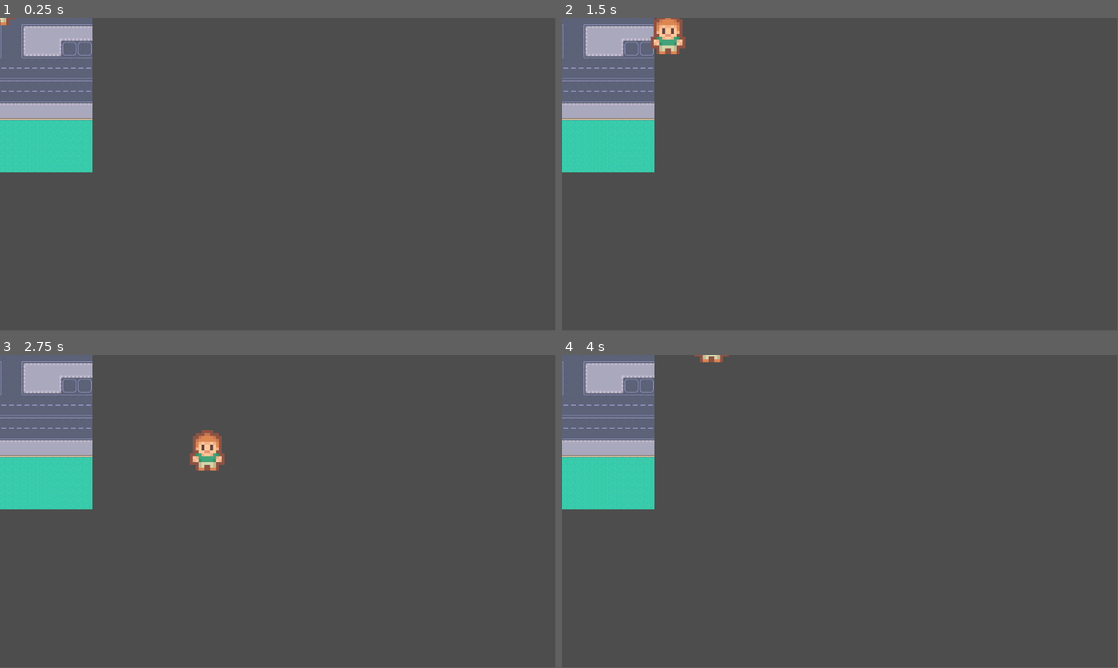
Above: before the commit, frames 1-4 (two rows, left to right).
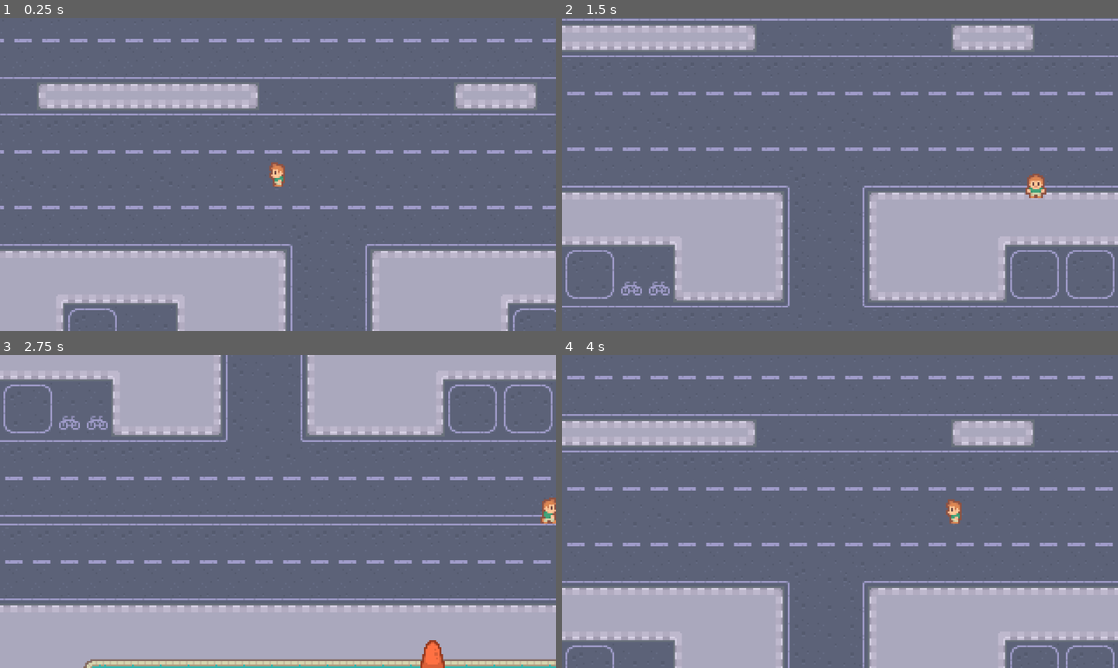
Above: after the commit, the same moments.

Repository: Omarfadalla/2ND-PROJECT
Game: Godot game, scene res://Scenes/game.tscn
Same seed, same stepped clock (60 frames per second), same inputs: the game is played once before the commit and once after it.
Inputs (mouse positions are in pixels of both pictures, inside the frame that each line leads up to):
- Up to frame 1 (0.25 s): no input
- Up to frame 2 (1.5 s): tap Enter at 0.5 s; move the mouse to (962, 158) at 0.52 s; hold D (right) 0.53-1.28 s; tap Alt at 0.6 s; click (962, 158) at 0.67 s; move the mouse to (728, 190) at 1.27 s; hold S (down) from 1.28 s (still down); tap Shift at 1.35 s
- Up to frame 3 (2.75 s): move the mouse to (333, 442) at 2.02 s; release S (down) at 2.03 s; hold D (right) from 2.03 s (still down); tap Alt at 2.1 s
- Up to frame 4 (4 s): move the mouse to (812, 574) at 2.77 s; release D (right) at 2.78 s; hold Up (up) 2.78-3.53 s; tap Shift at 2.85 s; click (812, 574) at 2.92 s; move the mouse to (1006, 558) at 3.52 s; hold A (left) from 3.53 s (still down); tap Alt at 3.6 s
In our replay, the window is 799x449 before the commit and 800x450 after it. These sizes can differ from the game's own. Grey fills any space a smaller window leaves; there, only what the larger window draws over its background counts as a difference.

The runs differ from the first frame. In frame 1, 97% of the frame differs, in the area x 0-100%, y 0-100%; in frame 2, 96%; in frame 3, 97%; in frame 4, 97%.

Commit message:
added player walking animation
added player walking animation using keyboard input rather than a static player

Diff:
--- a/Scenes/game.tscn
+++ b/Scenes/game.tscn
@@ -2,6 +2,13 @@
 
 [ext_resource type="Texture2D" uid="uid://doghmovcgeltw" path="res://graphics/map.png" id="1_ebmjs"]
 [ext_resource type="PackedScene" uid="uid://3ccngxv63iuw" path="res://Scenes/player.tscn" id="2_qxrlw"]
+[ext_resource type="PackedScene" uid="uid://cm1dwd0yk58c5" path="res://Scenes/tree_2.tscn" id="3_wrm1d"]
+
+[sub_resource type="RectangleShape2D" id="RectangleShape2D_wrm1d"]
+size = Vector2(20, 644)
+
+[sub_resource type="RectangleShape2D" id="RectangleShape2D_3dryh"]
+size = Vector2(423, 20)
 
 [node name="Game" type="Node2D" unique_id=1577049417]
 
@@ -10,3 +17,26 @@
 
 [node name="Player" parent="." unique_id=1880388976 instance=ExtResource("2_qxrlw")]
 position = Vector2(-5.21138, -26.986359)
+
+[node name="tree2" parent="." unique_id=1637178160 instance=ExtResource("3_wrm1d")]
+position = Vector2(121, 212)
+
+[node name="Borders" type="Node2D" parent="." unique_id=918343939]
+
+[node name="StaticBody2D" type="StaticBody2D" parent="Borders" unique_id=31240981]
+
+[node name="CollisionShape2D" type="CollisionShape2D" parent="Borders/StaticBody2D" unique_id=1062858639]
+position = Vector2(-203, 1)
+shape = SubResource("RectangleShape2D_wrm1d")
+
+[node name="CollisionShape2D2" type="CollisionShape2D" parent="Borders/StaticBody2D" unique_id=574321313]
+position = Vector2(203, 1)
+shape = SubResource("RectangleShape2D_wrm1d")
+
+[node name="CollisionShape2D3" type="CollisionShape2D" parent="Borders/StaticBody2D" unique_id=2059254081]
+position = Vector2(-1.5, -330)
+shape = SubResource("RectangleShape2D_3dryh")
+
+[node name="CollisionShape2D4" type="CollisionShape2D" parent="Borders/StaticBody2D" unique_id=1476381816]
+position = Vector2(-1, 330)
+shape = SubResource("RectangleShape2D_3dryh")
--- a/Scenes/object.tscn
+++ /dev/null
@@ -1,21 +0,0 @@
-[gd_scene format=3 uid="uid://c4byr0xttpfrs"]
-
-[ext_resource type="Script" uid="uid://cowpk61basvvu" path="res://Scenes/object.gd" id="1_uwcgf"]
-[ext_resource type="Texture2D" uid="uid://y3ndpd5bhsi3" path="res://graphics/objects/tree2.png" id="1_xf5hi"]
-[ext_resource type="Texture2D" uid="uid://boj6kq1t4mduj" path="res://graphics/objects/tree potted.png" id="2_uwcgf"]
-[ext_resource type="Texture2D" uid="uid://cuqeolw7yvunc" path="res://graphics/objects/box3.png" id="3_nqtn1"]
-
-[node name="Object" type="Node2D" unique_id=18971161]
-script = ExtResource("1_uwcgf")
-
-[node name="Tree2" type="Sprite2D" parent="." unique_id=2017677784]
-position = Vector2(918, 381)
-texture = ExtResource("1_xf5hi")
-
-[node name="TreePotted" type="Sprite2D" parent="." unique_id=1709443384]
-position = Vector2(929, 383)
-texture = ExtResource("2_uwcgf")
-
-[node name="Box3" type="Sprite2D" parent="." unique_id=594436471]
-position = Vector2(917, 394)
-texture = ExtResource("3_nqtn1")
--- a/Scenes/player.gd
+++ b/Scenes/player.gd
@@ -1,11 +1,24 @@
-extends Node2D
+extends CharacterBody2D
 
 var direction: Vector2 = Vector2(1,0)
-var speed: int = 5
+var speed: int = 200
 
 func _physics_process(_delta: float) -> void:
 
 	direction = Input.get_vector("left","right","up","down")
-	position += direction * speed
+	velocity = direction * speed
+	animation()
+	move_and_slide()
+	pass
+
+func animation():
+	if direction:
+		$AnimatedSprite2D.flip_h = direction.x > 0
+		if direction.x != 0:
+			$AnimatedSprite2D.animation = "left"
+		else:
+			$AnimatedSprite2D.animation ="up" if direction.y < 0 else "down"
+	else:
+		$AnimatedSprite2D.frame = 0
 
 	pass
--- a/Scenes/player.tscn
+++ b/Scenes/player.tscn
@@ -1,11 +1,117 @@
 [gd_scene format=3 uid="uid://3ccngxv63iuw"]
 
 [ext_resource type="Script" uid="uid://4a8lmjqloneb" path="res://Scenes/player.gd" id="1_cvnsp"]
-[ext_resource type="Texture2D" uid="uid://bkgrir378horu" path="res://graphics/player/player_simple.png" id="1_v0iea"]
+[ext_resource type="Texture2D" uid="uid://c4q6c7mxqh78h" path="res://graphics/player/player_tileset.png" id="2_cvnsp"]
 
-[node name="Player" type="Node2D" unique_id=1880388976]
+[sub_resource type="RectangleShape2D" id="RectangleShape2D_cvnsp"]
+size = Vector2(10, 10)
+
+[sub_resource type="AtlasTexture" id="AtlasTexture_8erm5"]
+atlas = ExtResource("2_cvnsp")
+region = Rect2(16, 0, 16, 16)
+
+[sub_resource type="AtlasTexture" id="AtlasTexture_f1ek2"]
+atlas = ExtResource("2_cvnsp")
+region = Rect2(16, 16, 16, 16)
+
+[sub_resource type="AtlasTexture" id="AtlasTexture_tx1dd"]
+atlas = ExtResource("2_cvnsp")
+region = Rect2(16, 32, 16, 16)
+
+[sub_resource type="AtlasTexture" id="AtlasTexture_6t5aa"]
+atlas = ExtResource("2_cvnsp")
+region = Rect2(0, 0, 16, 16)
+
+[sub_resource type="AtlasTexture" id="AtlasTexture_vgqql"]
+atlas = ExtResource("2_cvnsp")
+region = Rect2(0, 16, 16, 16)
+
+[sub_resource type="AtlasTexture" id="AtlasTexture_fkybt"]
+atlas = ExtResource("2_cvnsp")
+region = Rect2(0, 32, 16, 16)
+
+[sub_resource type="AtlasTexture" id="AtlasTexture_cvnsp"]
+atlas = ExtResource("2_cvnsp")
+region = Rect2(32, 0, 16, 16)
+
+[sub_resource type="AtlasTexture" id="AtlasTexture_x3wgy"]
+atlas = ExtResource("2_cvnsp")
+region = Rect2(32, 16, 16, 16)
+
+[sub_resource type="AtlasTexture" id="AtlasTexture_3smsa"]
+atlas = ExtResource("2_cvnsp")
+region = Rect2(32, 32, 16, 16)
+
+[sub_resource type="SpriteFrames" id="SpriteFrames_x3wgy"]
+animations = [{
+"frames": [{
+"duration": 1.0,
+"texture": SubResource("AtlasTexture_8erm5")
+}, {
+"duration": 1.0,
+"texture": SubResource("AtlasTexture_f1ek2")
+}, {
+"duration": 1.0,
+"texture": SubResource("AtlasTexture_8erm5")
+}, {
+"duration": 1.0,
+"texture": SubResource("AtlasTexture_tx1dd")
+}],
+"loop": true,
+"name": &"down",
+"speed": 5.0
+}, {
+"frames": [{
+"duration": 1.0,
+"texture": SubResource("AtlasTexture_6t5aa")
+}, {
+"duration": 1.0,
+"texture": SubResource("AtlasTexture_vgqql")
+}, {
+"duration": 1.0,
+"texture": SubResource("AtlasTexture_6t5aa")
+}, {
+"duration": 1.0,
+"texture": SubResource("AtlasTexture_fkybt")
+}],
+"loop": true,
+"name": &"left",
+"speed": 5.0
+}, {
+"frames": [{
+"duration": 1.0,
+"texture": SubResource("AtlasTexture_cvnsp")
+}, {
+"duration": 1.0,
+"texture": SubResource("AtlasTexture_x3wgy")
+}, {
+"duration": 1.0,
+"texture": SubResource("AtlasTexture_cvnsp")
+}, {
+"duration": 1.0,
+"texture": SubResource("AtlasTexture_3smsa")
+}],
+"loop": true,
+"name": &"up",
+"speed": 5.0
+}]
+
+[node name="Player" type="CharacterBody2D" unique_id=1495435006]
 script = ExtResource("1_cvnsp")
 
-[node name="Sprite2D" type="Sprite2D" parent="." unique_id=1308190701]
-scale = Vector2(6, 6)
-texture = ExtResource("1_v0iea")
+[node name="Camera2D" type="Camera2D" parent="." unique_id=1248193221]
+zoom = Vector2(4, 4)
+limit_left = -192
+limit_top = -320
+limit_right = 192
+limit_bottom = 320
+position_smoothing_enabled = true
+position_smoothing_speed = 20.0
+
+[node name="CollisionShape2D" type="CollisionShape2D" parent="." unique_id=373043582]
+shape = SubResource("RectangleShape2D_cvnsp")
+
+[node name="AnimatedSprite2D" type="AnimatedSprite2D" parent="." unique_id=865620687]
+sprite_frames = SubResource("SpriteFrames_x3wgy")
+animation = &"up"
+autoplay = "left"
--- /dev/null
+++ b/Scenes/tree_2.tscn
@@ -0,0 +1,15 @@
+[gd_scene format=3 uid="uid://cm1dwd0yk58c5"]
+
+[ext_resource type="Texture2D" uid="uid://y3ndpd5bhsi3" path="res://graphics/objects/tree2.png" id="1_yek4j"]
+
+[sub_resource type="RectangleShape2D" id="RectangleShape2D_d0d60"]
+size = Vector2(11, 19)
+
+[node name="tree2" type="StaticBody2D" unique_id=1637178160]
+
+[node name="Tree2" type="Sprite2D" parent="." unique_id=2116965946]
+texture = ExtResource("1_yek4j")
+
+[node name="CollisionShape2D" type="CollisionShape2D" parent="." unique_id=1419164393]
+position = Vector2(0, -1)
+shape = SubResource("RectangleShape2D_d0d60")
--- a/project.godot
+++ b/project.godot
@@ -13,6 +13,11 @@
 config/name="2ND-Project"
 run/main_scene="uid://bet06so1cyfuu"
 config/features=PackedStringArray("4.6", "Forward Plus")
+
+[display]
+
+window/size/viewport_width=1280
+window/size/viewport_height=720
 
 [editor_plugins]
 
